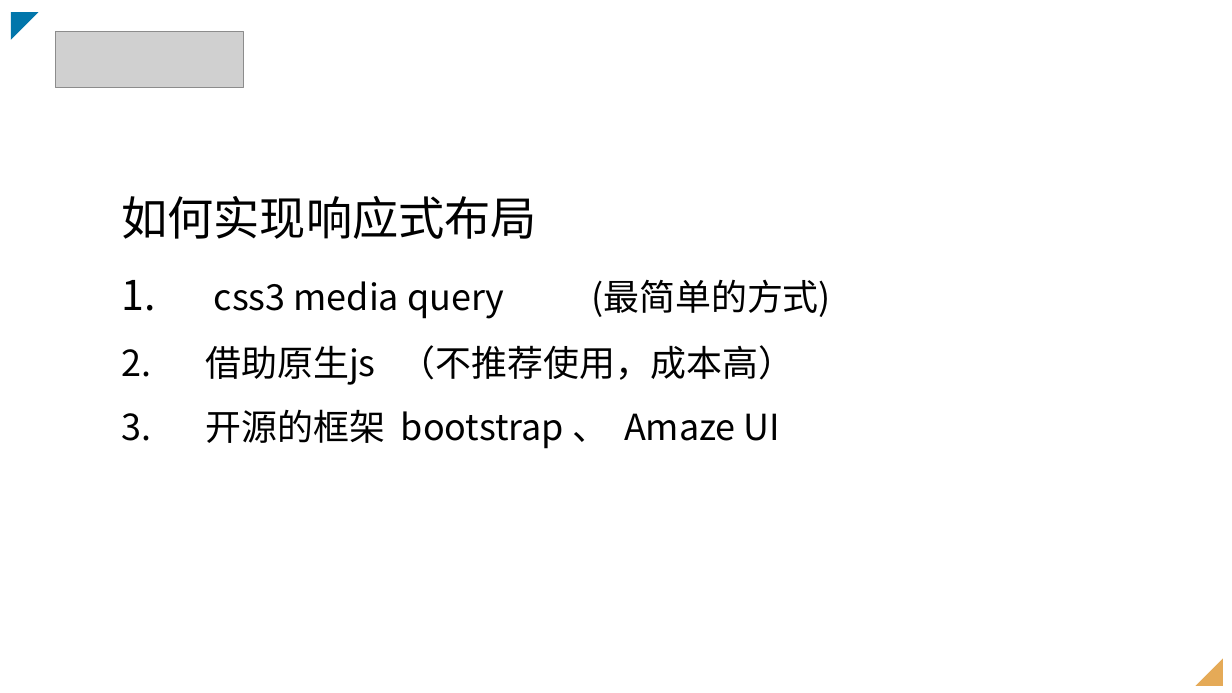
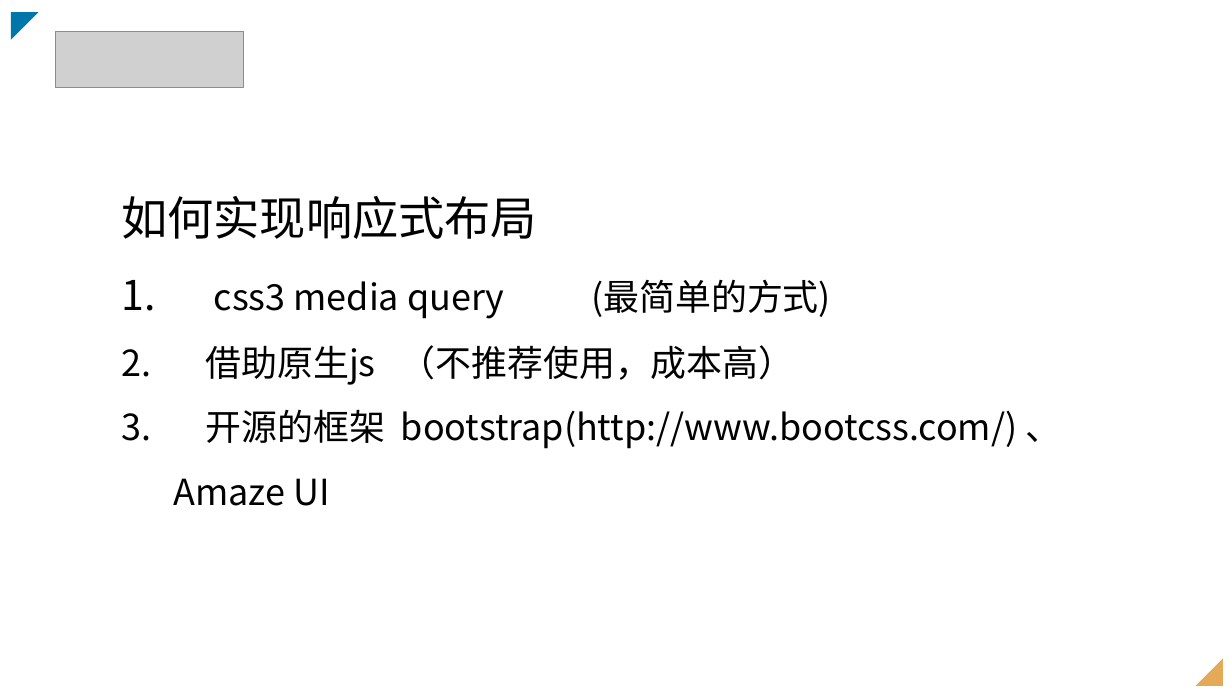
Before and after one commit to dongxiuling/fellows21, a slide deck: slide 7 of 移动端/响应式设计.pptx. Drawn at 1232x693 pixels with LibreOffice and Linux fonts; fonts in the diff are those of the drawing; grey boxes stand for pictures. Boxes give left, top, right and bottom in pixels: in the first picture for what was removed or moved away, otherwise in the second. Text is boxed around its words. In the diff, an @@ line names an element or a change of style, - is before the commit and + after.

```diff
--- a/移动端/响应式设计.pptx
+++ b/移动端/响应式设计.pptx
@@ text at (173,409,1061,506): text changed @@
-3. 开源的框架 bootstrap 、 Amaze UI
+3. 开源的框架 bootstrap(http://www.bootcss.com/) 、 Amaze UI
```
Also in this commit, not shown: 11 other files.
